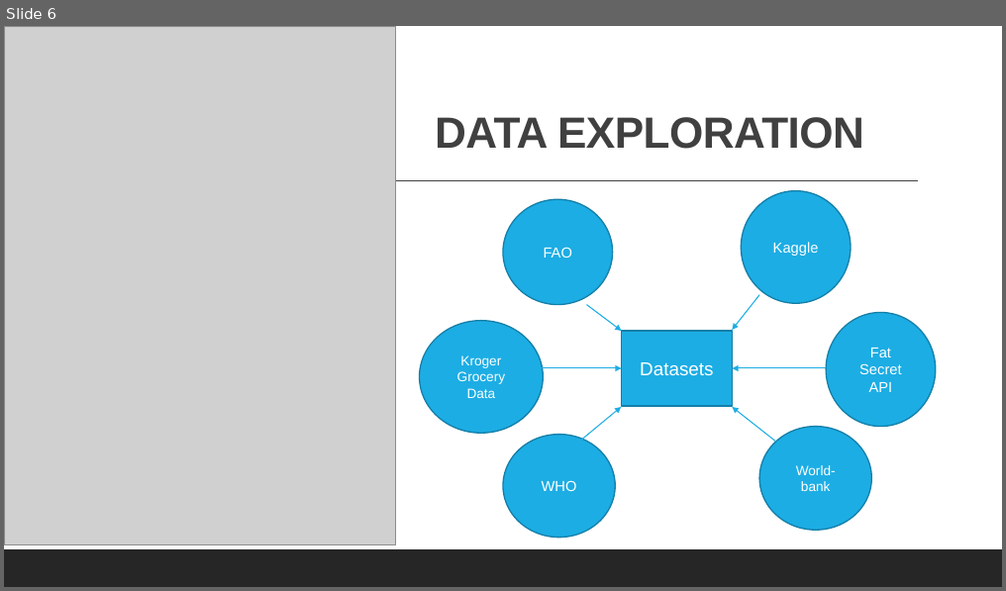
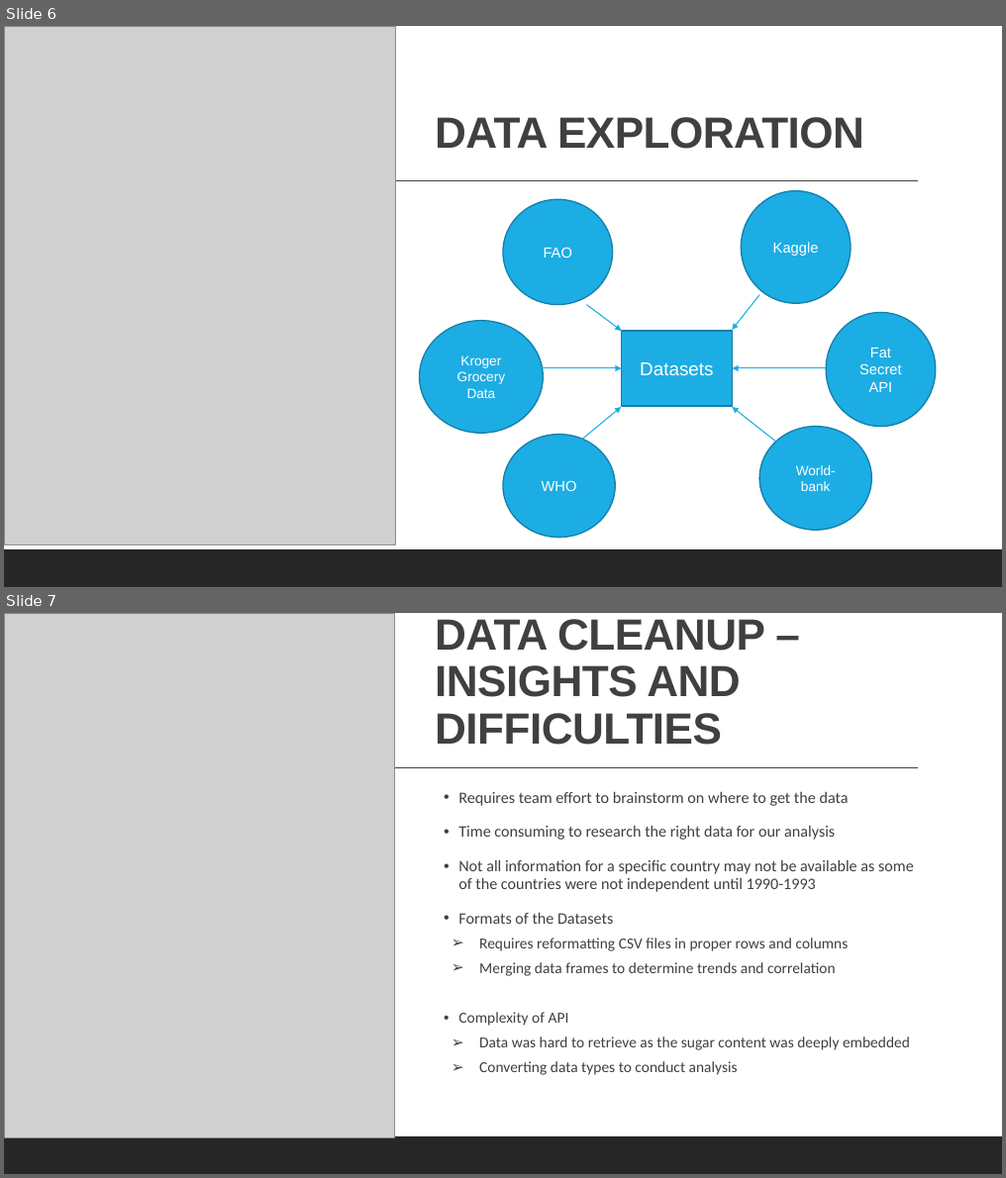
Before and after one commit to cbeachey/project1_influencers, a slide deck: Effects of Sugar Consumption (1).pptx. Shown one above the other, each under a label of ours: slide 6 before the commit, slides 6 and 7 after it. The pictures are 1006x591 and 1006x1178 pixels, drawn with LibreOffice and Linux fonts; fonts in the diff are those of the drawing; grey boxes stand for pictures. Boxes give left, top, right and bottom in pixels: in the first picture for what was removed or moved away, otherwise in the second. Text is boxed around its words. In the diff, an @@ line names an element or a change of style, - is before the commit and + after.

Commit message:
update

```diff
--- a/Effects of Sugar Consumption (1).pptx
+++ b/Effects of Sugar Consumption (1).pptx
@@ slide 7 added at (4, 613, 1002, 1174), background #FFFFFF; not listed: 2 template elements that a slide beside it also shows @@
@@ picture added at (4, 613, 395, 1139) @@
@@ title added at (435, 619, 765, 745), 42 pt, text #404040, bold @@
+DATA CLEANUP –
+INSIGHTS AND DIFFICULTIES
@@ text added at (458, 791, 914, 1075), 15.4 pt, text #404040 @@
+  • Requires team effort to brainstorm on where to get the data
+  • Time consuming to research the right data for our analysis
+  • Not all information for a specific country may not be available as some of the countries were not independent until 1990-1993
+  • Formats of the Datasets
+  ➢ Requires reformatting CSV files in proper rows and columns
+  ➢ Merging data frames to determine trends and correlation
+  • Complexity of API
+  ➢ Data was hard to retrieve as the sugar content was deeply embedded
+  ➢ Converting data types to conduct analysis
```
